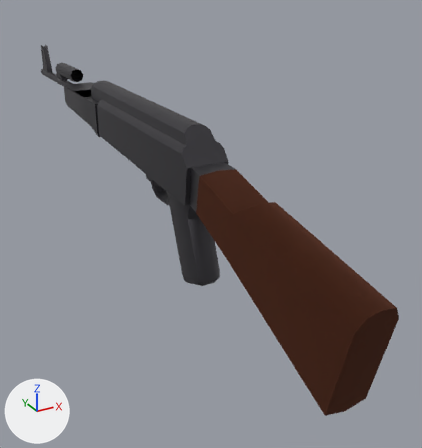
What one commit did to the Blender file assets/models/mox47_11.blend.
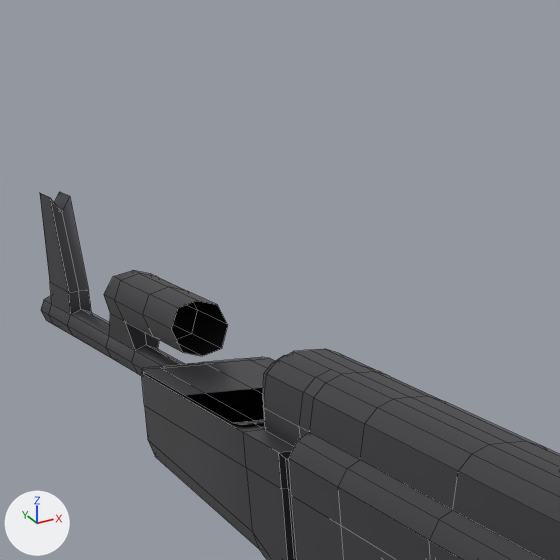
Old and new are each drawn whole from a 50 mm camera at (-0.259, -0.668, 0.321) aimed at (0.068, -0.075, 0.024) and again close up on the part from 7% to 38% of the width and 0% to 29% of the height. The lights are fixed; the arrows at lower left show +X, +Y and +Z. The close-ups show mesh edges as thin lines.

Objects in the first close-up: 'gun'.
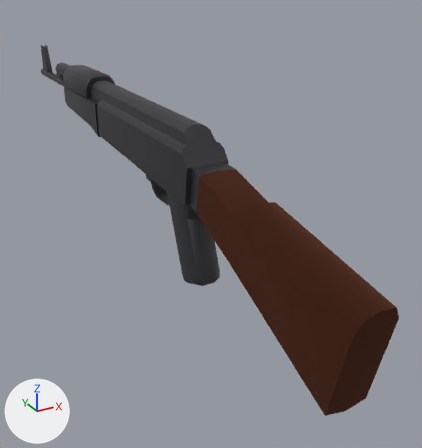
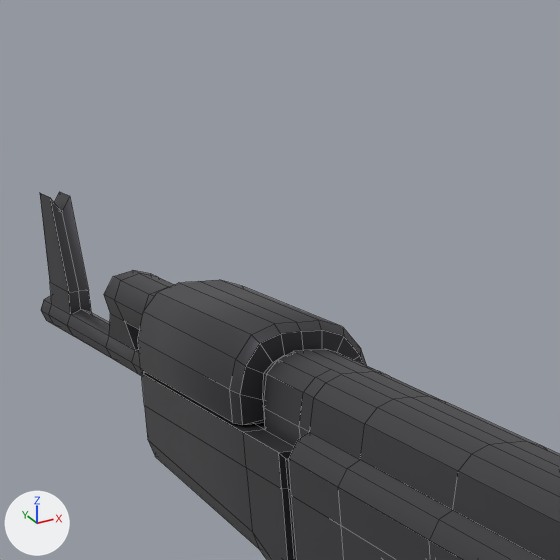
Where the change shows, as pixel boxes (x1, y1, x2, y2) in the close-ups (560 x 560 px):
part 1 of me_cube_003, built on
    before: (141, 357, 275, 425)
    after: (138, 280, 367, 425)

What the commit changed:
me_cube_003 is used by ob_gun; location (0.0, 0.0, 0.14).
me_cube_003 had 326 vertices, 264 faces and spanned x -0.023..0.0, y -0.433..0.433, z -0.136..0.055.
me_cube_003 now has 342 vertices, 284 faces, 1 loose edge and spans x -0.023..0.0, y -0.433..0.433, z -0.136..0.055.
Part 1, on me_cube_003:
4 vertices are removed from x -0.016..-0.015, y 0.115..0.225, z 0.018.
7 faces are deleted.
20 vertices are added at x -0.023..0.0, y 0.115..0.225, z 0.027..0.047.
1 loose edge is added.
21 new faces join them, mat_material (dark grey #4d4b50), smooth.
6 new faces join them, mat_material (dark grey #4d4b50).
